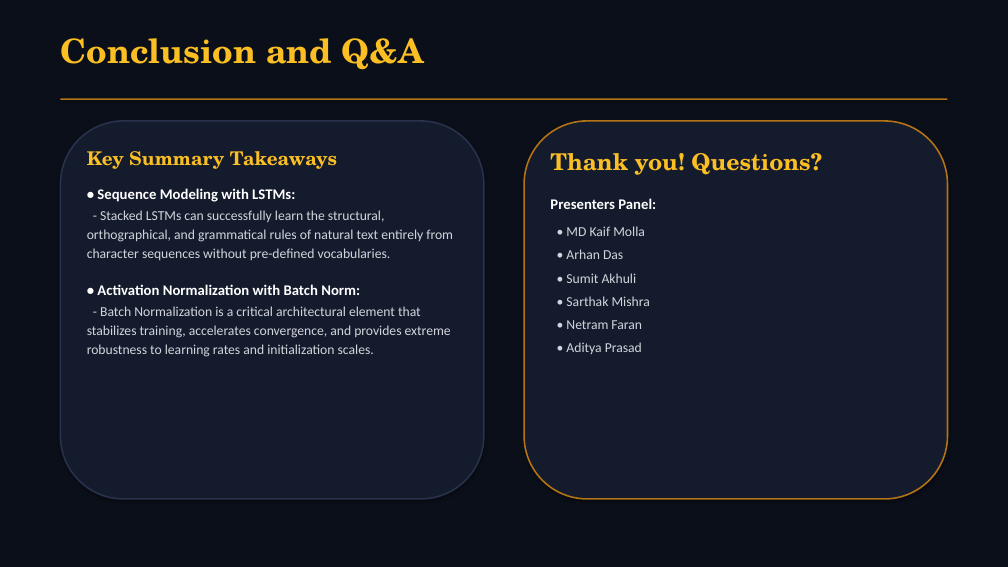
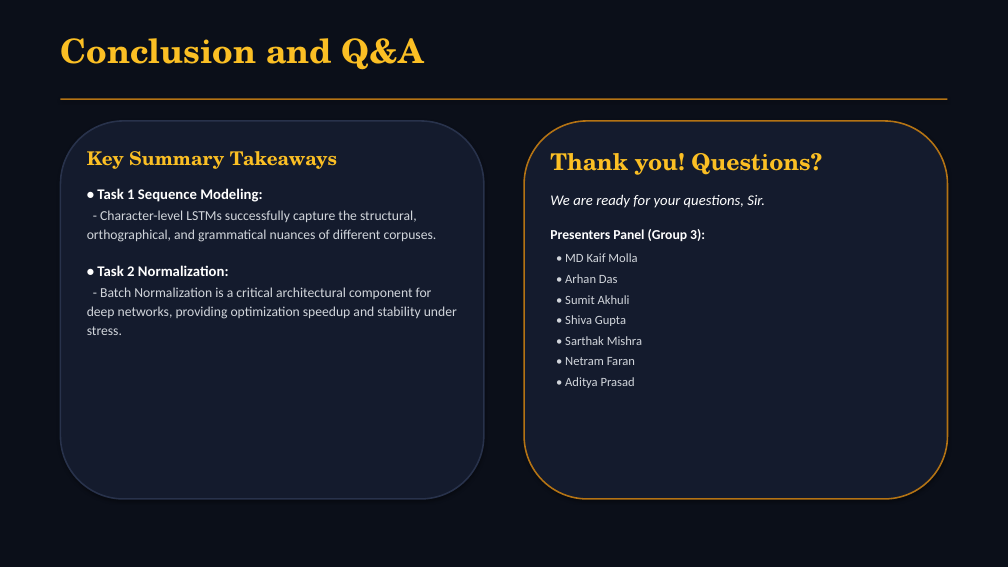
Before and after one commit to WhySeriousKaif/CNN-Group-3-Project, a slide deck: slide 15 of presentation.pptx. Drawn at 1008x567 pixels with LibreOffice and Linux fonts; fonts in the diff are those of the drawing. Boxes give left, top, right and bottom in pixels: in the first picture for what was removed or moved away, otherwise in the second. Text is boxed around its words. In the diff, an @@ line names an element or a change of style, - is before the commit and + after.

Commit message:
Introduce layout variations (3-column, horizontal stacks, flipped cards), simplify gate and temperature formulas, and add Shiva Gupta to Group 3

```diff
--- a/presentation.pptx
+++ b/presentation.pptx
@@ text at [550,153,822,388]: size 13 to 12 pt in "• MD Kaif Molla", "• Arhan Das", "• Sumit Akhuli", "• Sarthak Mishra" and 2 more places; less space between paragraphs @@
@@ text at [87,188,457,335]: text changed @@
-• Sequence Modeling with LSTMs:
-- Stacked LSTMs can successfully learn the structural, orthographical, and grammatical rules of natural text entirely from character sequences without pre-defined vocabularies.
-• Activation Normalization with Batch Norm:
-- Batch Normalization is a critical architectural element that stabilizes training, accelerates convergence, and provides extreme robustness to learning rates and initialization scales.
+• Task 1 Sequence Modeling:
+- Character-level LSTMs successfully capture the structural, orthographical, and grammatical nuances of different corpuses.
+• Task 2 Normalization:
+- Batch Normalization is a critical architectural component for deep networks, providing optimization speedup and stability under stress.
@@ text at [550,194,765,241]: text changed; bold off; italic on @@
-Presenters Panel:
+We are ready for your questions, Sir.
+Presenters Panel (Group 3):
@@ text at [565,315,626,326]: paragraph added @@
+• Shiva Gupta
```
Also in this commit, not shown: 13 other slides changed, 1 slide added, 1 slide removed, 1 other file.
